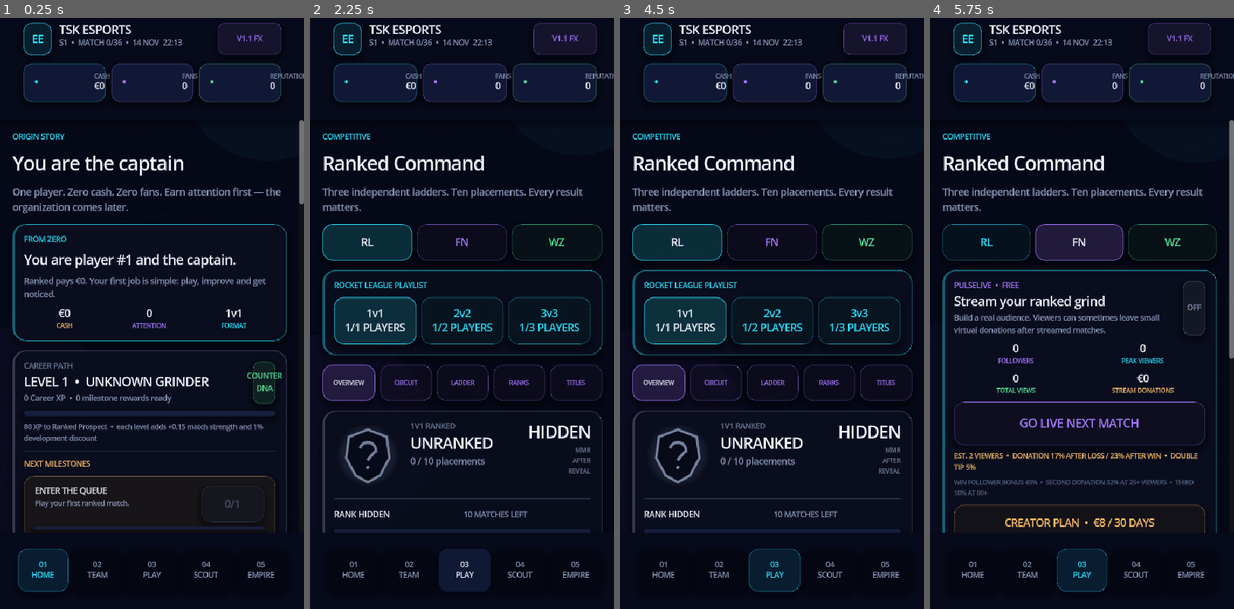
Above: before the commit, frames 1-4 (left to right).
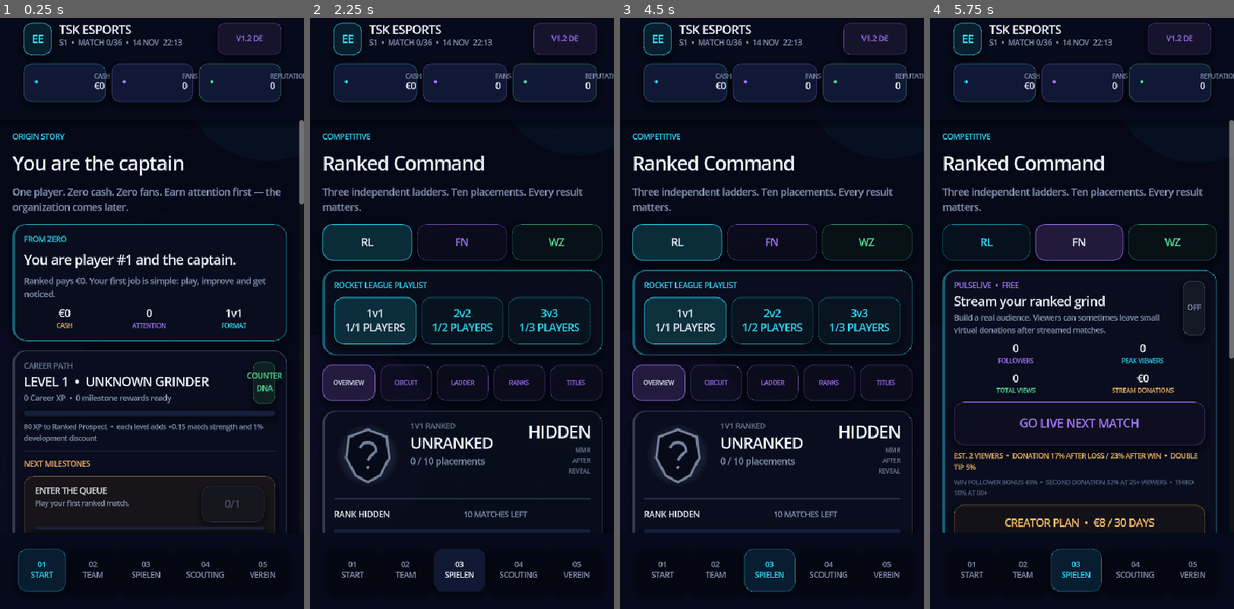
Above: after the commit, the same moments.

Repository: JasonTSKowner/E-Sport-Empire
Game: Godot game, scene res://scenes/Main.tscn
The game is run twice, just before and just after one commit, with the same random seed, the same clock (stepped at 60 frames per second) and the same inputs.
Inputs (mouse positions are in pixels of both pictures, inside the frame that each line leads up to):
- Up to frame 1 (0.25 s): no input
- Up to frame 2 (2.25 s): click (352, 567) at 0.5 s, where only the run after the commit has a clickable "01 START"; click (352, 567) at 1.25 s, where only the run after the commit has a clickable "01 START"; click (462, 567) at 2 s, where only the run before the commit has a clickable "03 PLAY"
- Up to frame 3 (4.5 s): click (775, 567) at 2.75 s, where only the run before the commit has a clickable "03 PLAY"; click (775, 567) at 3.5 s, where only the run before the commit has a clickable "03 PLAY"; click "RL" at 4.25 s
- Up to frame 4 (5.75 s): click "FN" at 5 s

The runs differ from the first frame. In frame 1, 0.6% of the frame differs, in the area x 10-91%, y 2-98%; in frame 2, 0.7%; in frame 3, 0.8%; in frame 4, 0.8%.

Commit message:
v1.2: switch primary navigation to German

Diff:
--- a/scripts/app_config.gd
+++ b/scripts/app_config.gd
@@ -2,17 +2,17 @@
 extends RefCounted
 
 const APP_NAME := "E-Sport Empire"
-const VERSION := "1.1.0-ui-fx"
-const VERSION_BADGE := "V1.1 FX"
-const BUILD_CHANNEL := "UI_FX_OVERHAUL"
+const VERSION := "1.2.0-mobile-de"
+const VERSION_BADGE := "V1.2 DE"
+const BUILD_CHANNEL := "MOBILE_DE_REWORK"
 const DEFAULT_PAGE := "home"
 
 const NAV_ENTRIES := [
-	["home", "HOME", "01"],
+	["home", "START", "01"],
 	["team", "TEAM", "02"],
-	["play", "PLAY", "03"],
-	["market", "SCOUT", "04"],
-	["empire", "EMPIRE", "05"],
+	["play", "SPIELEN", "03"],
+	["market", "SCOUTING", "04"],
+	["empire", "VEREIN", "05"],
 ]
 
 
